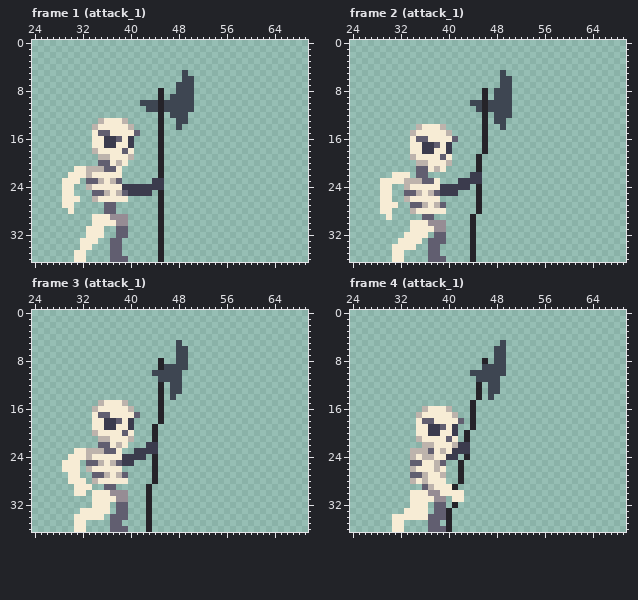
One commit to this pixel-art file: examples/2d_animation_player/assets/skeleton/Skeleton Attack.ase. The picture above was drawn from the file before the commit.
70x37 pixels, 18 frames. Shown: frame 1 (attack_1): x 24..69, y 0..36; frame 2 (attack_1): x 24..69, y 0..36; frame 3 (attack_1): x 24..69, y 0..36; frame 4 (attack_1): x 24..69, y 0..36. The commit also changed other frames, which this record leaves out.
The result:
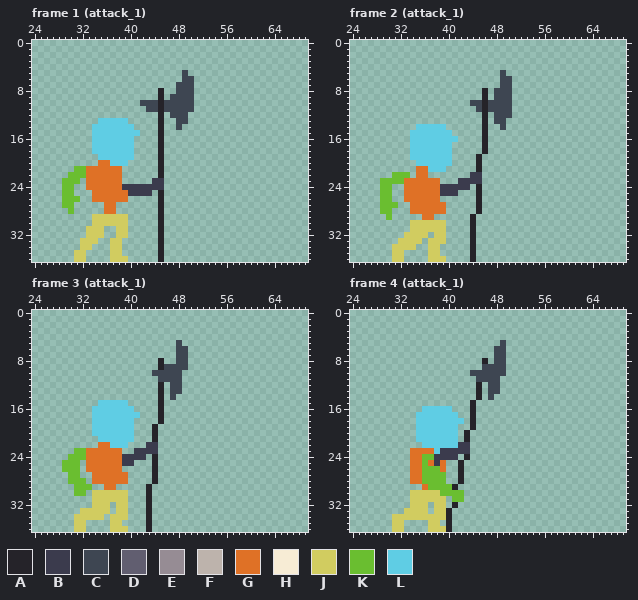
Palette (. is transparent): A #252329  B #3b3b4d  C #3e4652  D #615e70  E #968c94  F #bdb3ac  G #df7126  H #f7ecd5  J #d1cc60  K #6abe30  L #5fcde4
Difference:
--- frame 1 (attack_1)
@@ x 27..43 @@
 12 .................
-13 ........FHHHF....
-14 .......FHHHHHF...
-15 .......HDDHHHHD..
-16 .......HHBBDHB...
-17 .......HHBBHHB...
-18 .......FHHHHDH...
-19 ........FFHHHF...
-20 ........DDHFH....
-21 ....HHFFFDDH.....
-22 ...HHHFHHHHH.....
-23 ..HHH.DDFHFD.....
-24 ..HH..FHHHHHBBBBB
-25 ..HH...DDFHFDBBBB
-26 ..HHH..FHHHHH....
-27 ..HH.....DD......
-28 ...H.....DD......
-29 .......HHHEEE....
-30 .......HHHHEE....
-31 ......HHH..DD....
-32 ......HHH..DD....
-33 .....HHH..DD.....
-34 .....HH...DD.....
-35 ....HH....DD.....
-36 ....HH....DDD....
+13 ........LLLLL....
+14 .......LLLLLLL...
+15 .......LLLLLLLL..
+16 .......LLLLLLL...
+17 .......LLLLLLL...
+18 .......LLLLLLL...
+19 ........LLLLLL...
+20 ........GGLLL....
+21 ....KKGGGGGG.....
+22 ...KKKGGGGGG.....
+23 ..KKK.GGGGGG.....
+24 ..KK..GGGGGGBBBBB
+25 ..KK...GGGGGGBBBB
+26 ..KKK..GGGGGG....
+27 ..KK.....GG......
+28 ...K.....GG......
+29 .......JJJJJJ....
+30 .......JJJJJJ....
+31 ......JJJ..JJ....
+32 ......JJJ..JJ....
+33 .....JJJ..JJ.....
+34 .....JJ...JJ.....
+35 ....JJ....JJ.....
+36 ....JJ....JJJ....
--- frame 2 (attack_1)
@@ x 27..43 @@
 13 .................
-14 ........FHHHF....
-15 .......FHHHHHF...
-16 .......HDDHHHHD..
-17 .......HHBBDHB...
-18 .......HHBBHHB...
-19 .......FHHHHDH...
-20 ........FFHHHF...
-21 ........DDHFH....
-22 ....HHH.DD.......
-23 ..HHHHFFFDDH...BB
-24 ..HH..FHHHHHBBBBB
-25 ..HH..DDFHFDBBB..
-26 ..HH..FHHHHH.....
-27 ..HHH..DDFHFD....
-28 ..HH...FHHHHH....
-29 ...H.....DD......
-30 .......HHHEEE....
-31 .......HHHHEE....
-32 ......HHHH.DD....
-33 .....HHHH.DDD....
-34 ....HHHH..DD.....
-35 ....HH....DD.....
-36 ....HH....DDD....
+14 ........LLLLL....
+15 .......LLLLLLL...
+16 .......LLLLLLLL..
+17 .......LLLLLLL...
+18 .......LLLLLLL...
+19 .......LLLLLLL...
+20 ........LLLLLL...
+21 ........GGLLL....
+22 ....KKK.GG.......
+23 ..KKKKGGGGGG...BB
+24 ..KK..GGGGGGBBBBB
+25 ..KK..GGGGGGBBB..
+26 ..KK..GGGGGG.....
+27 ..KKK..GGGGGG....
+28 ..KK...GGGGGG....
+29 ...K.....GG......
+30 .......JJJJJJ....
+31 .......JJJJJJ....
+32 ......JJJJ.JJ....
+33 .....JJJJ.JJJ....
+34 ....JJJJ..JJ.....
+35 ....JJ....JJ.....
+36 ....JJ....JJJ....
--- frame 3 (attack_1)
@@ x 27..43 @@
 14 .................
-15 ........FHHHF....
-16 .......FHHHHHF...
-17 .......HDDHHHHD..
-18 .......HHBBDHB...
-19 .......HHBBHHB...
-20 .......FHHHHDH...
-21 ........FFHHHF...
-22 ........DDHFH...B
-23 ....HHFFFDDH..BBB
-24 ...HHHFHHHHHBBBB.
-25 ..HHH.DDFHFDBB...
-26 ..HHH.FHHHHH.....
-27 ...HH..DDFHFD....
-28 ...HHH.FHHHHH....
-29 ....HHH..DD.....A
-30 ....HH.HHHEEE...A
-31 .......HHHHEE...A
-32 .......HHH.DD...A
-33 .....HHHHH.DD...A
-34 ....HHHHH.DDD...A
-35 ....HH....DD....A
-36 ....HH....DDD...A
+15 ........LLLLL....
+16 .......LLLLLLL...
+17 .......LLLLLLLL..
+18 .......LLLLLLL...
+19 .......LLLLLLL...
+20 .......LLLLLLL...
+21 ........LLLLLL...
+22 ........GGLLL...B
+23 ....KKGGGGGG..BBB
+24 ...KKKGGGGGGBBBB.
+25 ..KKK.GGGGGGBB...
+26 ..KKK.GGGGGG.....
+27 ...KK..GGGGGG....
+28 ...KKK.GGGGGG....
+29 ....KKK..GG.....A
+30 ....KK.JJJJJJ...A
+31 .......JJJJJJ...A
+32 .......JJJ.JJ...A
+33 .....JJJJJ.JJ...A
+34 ....JJJJJ.JJJ...A
+35 ....JJ....JJ....A
+36 ....JJ....JJJ...A
--- frame 4 (attack_1)
@@ x 29..44 @@
 15 ...............A
-16 .......FHHHF...A
-17 ......FHHHHHF..A
-18 ......HDDHHHHD.A
-19 ......HHBBDHB..A
-20 ......HHBBHHB.A.
-21 ......FHHHHDH.A.
-22 .......FFHHHFBB.
-23 .....FFFDHFHBBB.
-24 .....FHFFHHBB.A.
-25 .....DDHHFD..A..
-26 .....FHHHFH..A..
-27 .....DDFHHF..A..
-28 .....FHFHHH..A..
-29 .......DFHHHA...
-30 .....HHHEEHHHH..
-31 .....HHHHEE.HH..
-32 .....HHH.DD.A...
-33 ....HHHH.DDA....
-34 ..HHHHHHDDDA....
-35 ..HH....DD.A....
-36 ..HH....DDDA....
+16 .......LLLLL...A
+17 ......LLLLLLL..A
+18 ......LLLLLLLL.A
+19 ......LLLLLLL..A
+20 ......LLLLLLL.A.
+21 ......LLLLLLL.A.
+22 .......LLLLLLBB.
+23 .....GGGGLBBBBB.
+24 .....GGKKBBBB.A.
+25 .....GGKGBG..A..
+26 .....GGKKKG..A..
+27 .....GGKKKK..A..
+28 .....GGKKKK..A..
+29 .......GKKKKA...
+30 .....JJJJJKKKK..
+31 .....JJJJJJ.KK..
+32 .....JJJ.JJ.A...
+33 ....JJJJ.JJA....
+34 ..JJJJJJJJJA....
+35 ..JJ....JJ.A....
+36 ..JJ....JJJA....
